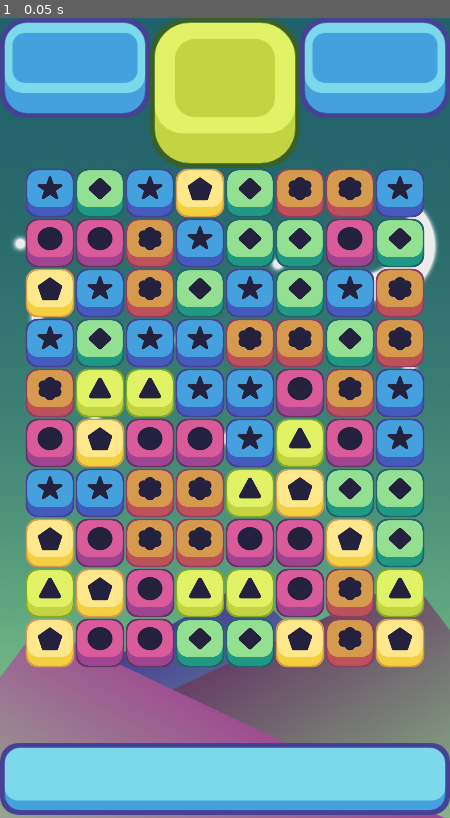
Above: before the commit, frame 1.
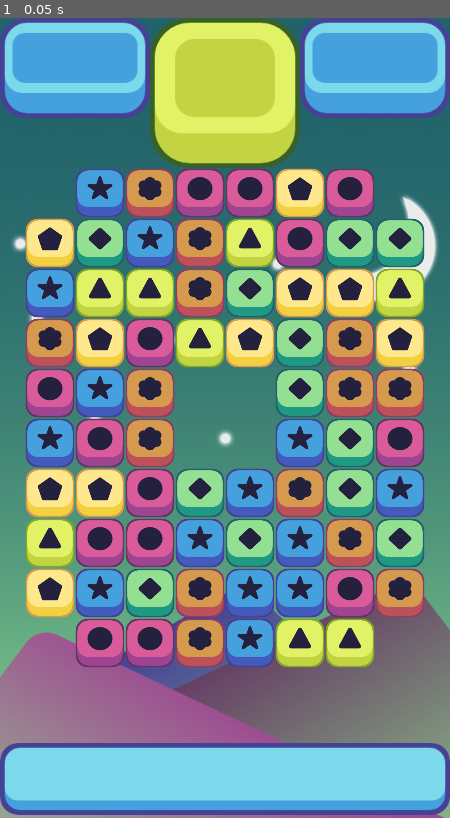
Above: after the commit, the same moment.

Repository: dionsradio/macth3_demo
Game: Godot game, scene res://scenes/game.tscn
Two runs of this game, one before a commit and one after it. Both use one fixed random seed, a clock stepped at 60 frames per second and the inputs below.
Inputs:
- Up to frame 1 (0.05 s): no input

The runs differ from the first frame. In frame 1, 40% of the frame differs, in the area x 5-95%, y 18-82%.

Commit message:
*add* empty spaces

Diff:
--- a/scenes/game.tscn
+++ b/scenes/game.tscn
@@ -31,6 +31,7 @@
 y_start = 800
 offset = 64
 y_offset = 5
+empty_spaces = PackedVector2Array(0, 0, 7, 0, 0, 9, 7, 9, 3, 4, 4, 4, 3, 5, 4, 5)
 
 [node name="destroy_timer" type="Timer" parent="."]
 wait_time = 0.1
--- a/scripts/grid.gd
+++ b/scripts/grid.gd
@@ -10,6 +10,9 @@
 @export var y_start: int;
 @export var offset: int;
 @export var y_offset: int;
+
+# Obstacle Stuff
+@export var empty_spaces: PackedVector2Array;
 
 # piece scenes
 var possible_pieces = [
@@ -45,7 +48,7 @@
 
 # Called every frame. 'delta' is the elapsed time since the previous frame.
 func _process(delta):
-	print("state:", state)
+	# print("state: ", state);
 	if state == move:
 		touch_input()
 
@@ -61,20 +64,27 @@
 			array[i].append(null);
 	return array;
 
+func restricted_movement(place):
+	for i in empty_spaces.size():
+		if empty_spaces[i] == place:
+			return true;
+	return false;
+
 # create random color pieces
 # NOTE: should add code to avoid match when first generated
 func spawn_pieces():
 	for i in width:
 		for j in height:
-			# choose a random number and store it
-			var rand = floor(randf_range(0, possible_pieces.size()));
-			var piece = possible_pieces[rand].instantiate(); # instance() func is no longer used;
-			while (match_at(i, j, piece.color)):
-				rand = floor(randf_range(0, possible_pieces.size()));
-				piece = possible_pieces[rand].instantiate();
-			piece.position = grid_to_pixel(i, j)
-			all_pieces[i][j] = piece;
-			add_child(piece);
+			if !restricted_movement(Vector2(i, j)):
+				# choose a random number and store it
+				var rand = floor(randf_range(0, possible_pieces.size()));
+				var piece = possible_pieces[rand].instantiate(); # instance() func is no longer used;
+				while (match_at(i, j, piece.color)):
+					rand = floor(randf_range(0, possible_pieces.size()));
+					piece = possible_pieces[rand].instantiate();
+				piece.position = grid_to_pixel(i, j)
+				all_pieces[i][j] = piece;
+				add_child(piece);
 
 # check match at specific location
 func match_at(column, row, color):
@@ -127,6 +137,8 @@
 		other_piece.move(grid_to_pixel(column, row))
 		if _find_matched:
 			find_matches()
+		else:
+			state = move;
 
 func store_info(last_piece, other_piece, place, direction):
 	piece_one = last_piece;
@@ -141,18 +153,18 @@
 	state = move
 
 func collapse_columns():
-	var collapsed = false;
-	for i in width:
-		for j in height:
-			if all_pieces[i][j] == null:
+	# var collapsed = false;
+	for i in width:
+		for j in height:
+			if all_pieces[i][j] == null&&!restricted_movement(Vector2(i, j)):
 				for k in range(j + 1, height):
 					if all_pieces[i][k] != null:
 						all_pieces[i][k].move(grid_to_pixel(i, j))
 						all_pieces[i][j] = all_pieces[i][k]
 						all_pieces[i][k] = null
-						collapsed = true;
+						# collapsed = true;
 						break
-	if collapsed == true:
+	# if collapsed == true:
 		get_parent().get_node("refill_timer").start();
 
 func touch_difference(grid_1, grid_2):
@@ -217,13 +229,11 @@
 					all_pieces[i][j] = null;
 	if destroyed == true:
 		get_parent().get_node("collapse_timer").start();
-	# else:
-		# swap_back()
 
 func refill_columns():
 	for i in width:
 		for j in height:
-			if all_pieces[i][j] == null:
+			if all_pieces[i][j] == null&&!restricted_movement(Vector2(i, j)):
 				var rand = floor(randf_range(0, possible_pieces.size()));
 				var piece = possible_pieces[rand].instantiate(); # instance() func is no longer used;
 				while (match_at(i, j, piece.color)):
--- a/scripts/piece.gd
+++ b/scripts/piece.gd
@@ -17,7 +17,7 @@
 	var move_tween = create_tween();
 	move_tween.set_trans(Tween.TRANS_ELASTIC)
 	move_tween.set_ease(Tween.EASE_OUT)
-	move_tween.tween_property(self, "position", target, 0.4)
+	move_tween.tween_property(self, "position", target, 0.8)
 
 # Called every frame. 'delta' is the elapsed time since the previous frame.
 func _process(delta):
